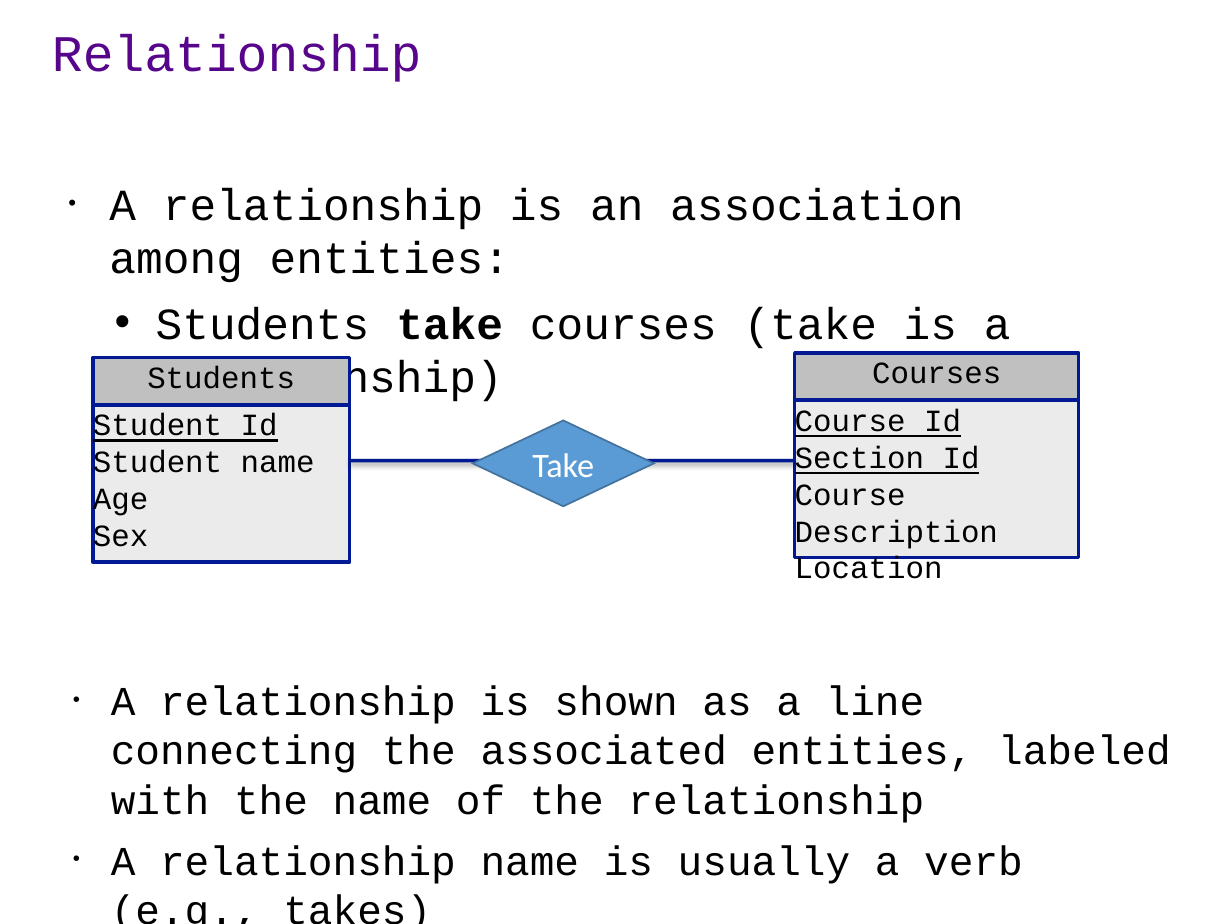
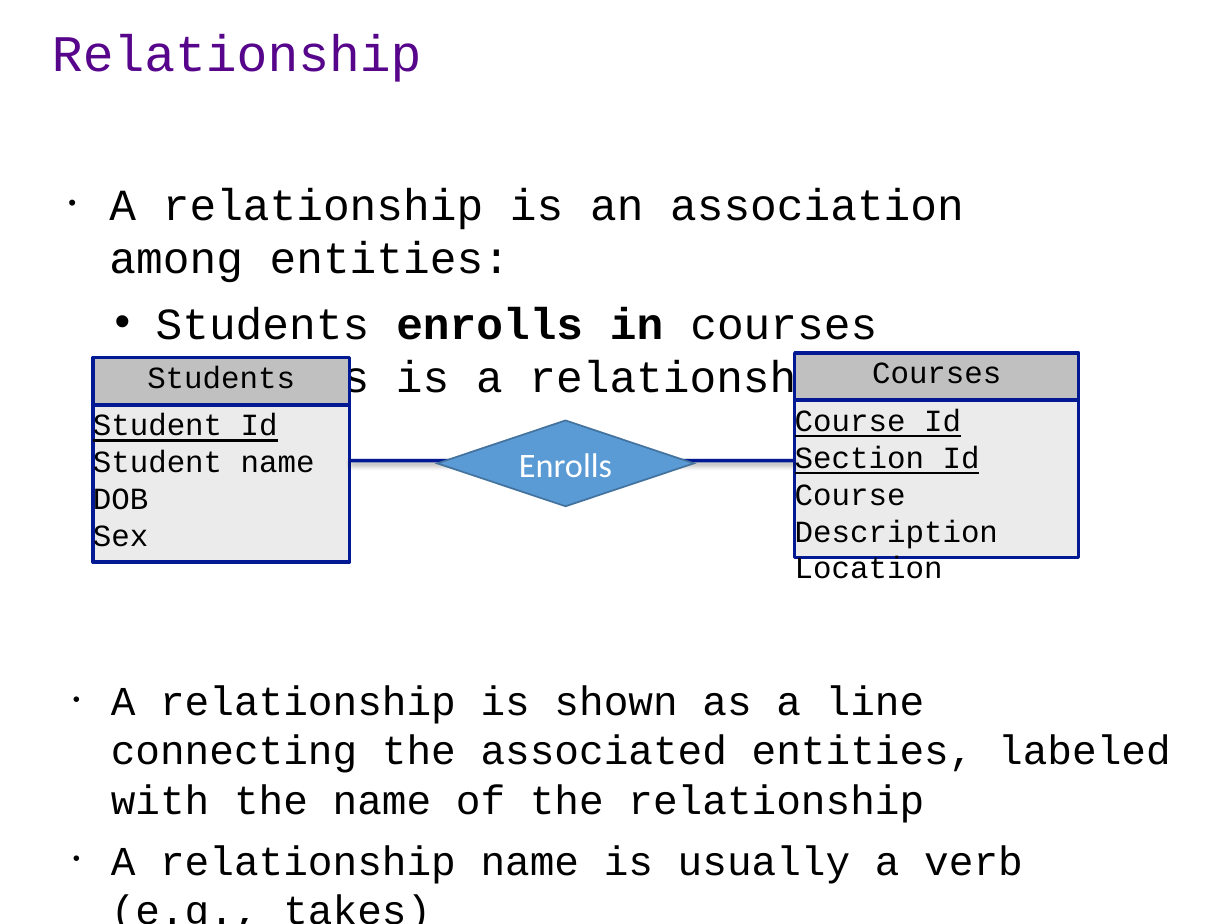
Before and after one commit to ipeirotis/introduction-to-databases, a slide deck: slide 6 of session1/A1-ER_modeling.pptx. Drawn at 1232x924 pixels with LibreOffice and Linux fonts; fonts in the diff are those of the drawing. Boxes give left, top, right and bottom in pixels: in the first picture for what was removed or moved away, otherwise in the second. Text is boxed around its words. In the diff, an @@ line names an element or a change of style, - is before the commit and + after.

```diff
--- a/session1/A1-ER_modeling.pptx
+++ b/session1/A1-ER_modeling.pptx
@@ text at box(156, 307, 877, 404): text changed @@
-  • Students take courses (take is a relationship)
+  • Students enrolls in courses (enrolls is a relationship)
@@ diamond "Enrolls": place and size @@
-diamond "Enrolls" at box(473, 420, 654, 506)
+diamond "Enrolls" at box(437, 420, 694, 506)
@@ text in diamond at box(519, 453, 612, 477): text changed @@
-Take
+Enrolls
@@ text in rectangle at box(93, 487, 148, 518): text changed @@
-Age
+DOB
```
Also in this commit, not shown: 1 other slide changed.
